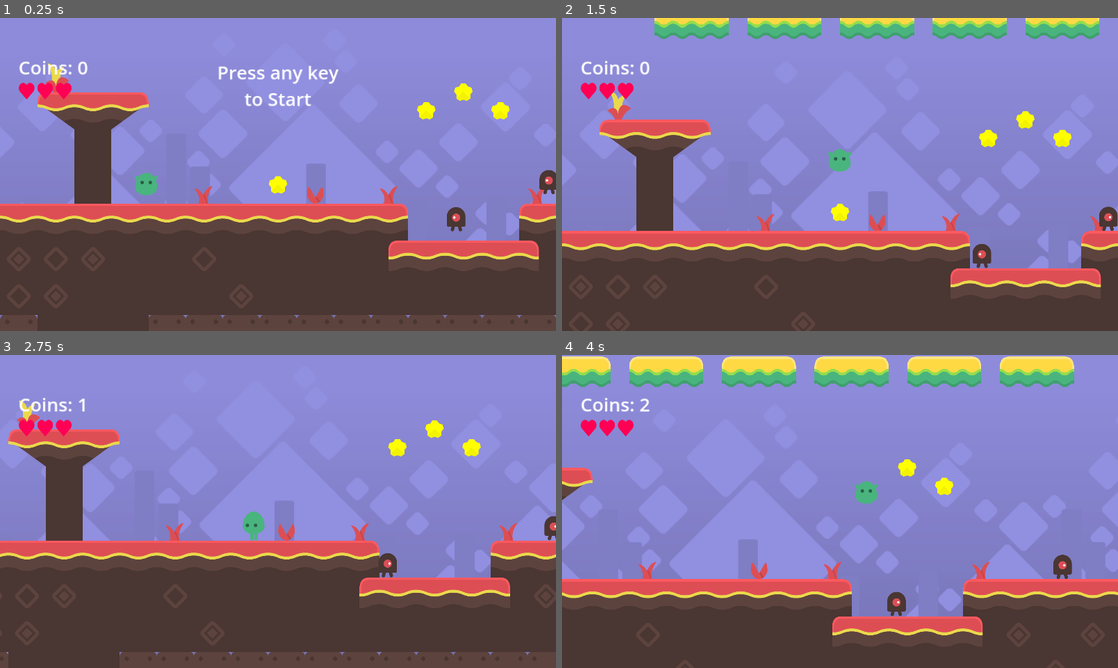
Above: before the commit, frames 1-4 (two rows, left to right).
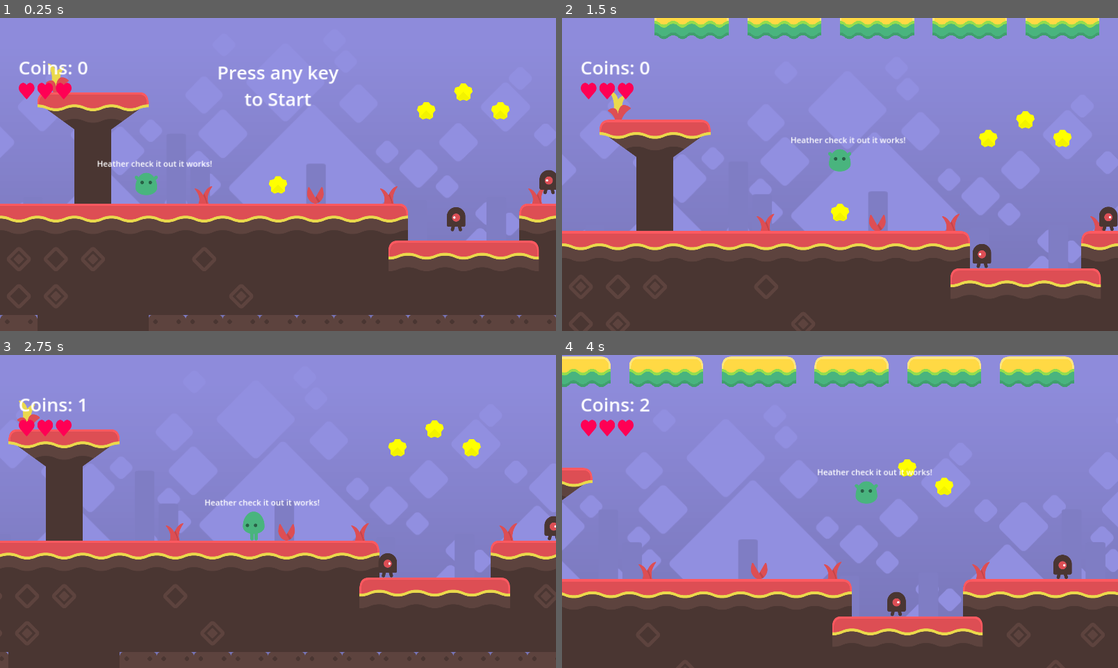
Above: after the commit, the same moments.

Repository: jbourqueendless/test-web-publish-again
Game: Godot game, scene res://main.tscn
Same seed, same stepped clock (60 frames per second), same inputs: the game is played once before the commit and once after it.
Inputs:
- Up to frame 1 (0.25 s): no input
- Up to frame 2 (1.5 s): tap Enter (ui_accept) at 0.5, 0.77 s; hold Right (ui_right) from 0.53 s (still down)
- Up to frame 3 (2.75 s): tap Enter (ui_accept) at 1.52 s; release Right (ui_right) at 2.03 s; hold Left (ui_left) from 2.03 s (still down)
- Up to frame 4 (4 s): release Left (ui_left) at 2.78 s; hold Right (ui_right) from 2.78 s (still down); tap Enter (ui_accept) at 3.02, 3.77 s

The runs differ from the first frame. In frame 1, 0.2% of the frame differs, in the area x 17-39%, y 45-48%; in frame 2, 0.2%; in frame 3, 0.2%; in frame 4, 0.2%.

Commit message:
adding label

Diff:
--- a/main.tscn
+++ b/main.tscn
@@ -14,6 +14,14 @@
 [ext_resource type="SpriteFrames" uid="uid://cp70hdrx2lc0o" path="res://components/player/spriteframes-green.tres" id="10_g34y8"]
 [ext_resource type="PackedScene" uid="uid://beuisy5yrw0bq" path="res://components/flag/flag.tscn" id="12_dkbog"]
 
+[sub_resource type="SystemFont" id="SystemFont_dco2c"]
+
+[sub_resource type="LabelSettings" id="LabelSettings_dcqgl"]
+font = SubResource("SystemFont_dco2c")
+font_size = 28
+outline_color = Color(1, 0.0470588, 0.137255, 1)
+shadow_size = 20
+
 [node name="Main" type="Node2D"]
 
 [node name="GameLogic" parent="." instance=ExtResource("3_xbkvd")]
@@ -210,6 +218,15 @@
 limit_bottom = 1080
 position_smoothing_enabled = true
 
+[node name="Label" type="Label" parent="Player"]
+offset_left = -170.0
+offset_top = -151.0
+offset_right = 227.0
+offset_bottom = -93.0
+text = "Heather check it out it works!"
+label_settings = SubResource("LabelSettings_dcqgl")
+horizontal_alignment = 1
+
 [node name="HUD" parent="." instance=ExtResource("6_mp7wy")]
 
 [node name="Enemy" parent="." instance=ExtResource("9_l6smt")]
Not shown: 1 places in main.tscn that only renumber resources
